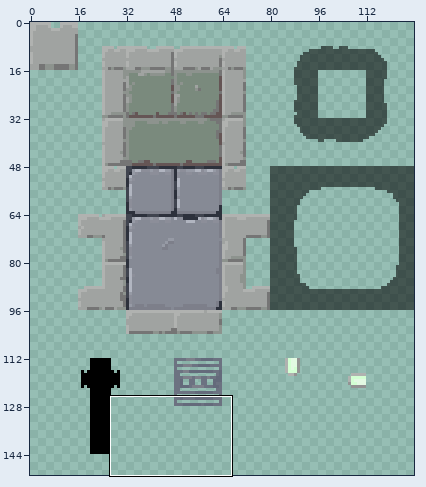
One commit to this pixel-art file: examples/vacuum-outlaw/src/main/resources/unnamed.aseprite. Above: a wide view before the commit, with the close-up outlined.
Close-up. Before the edit:
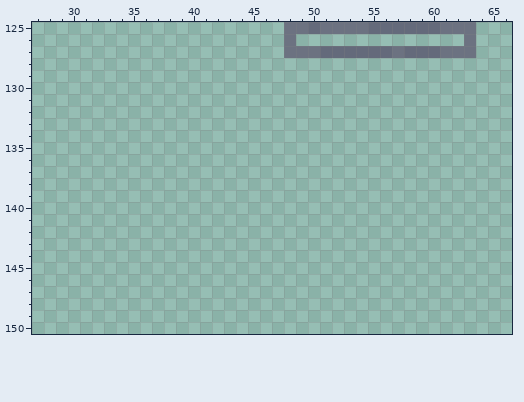
128x256 pixels, 1 frame. Colours within 5 levels of each other are drawn and written as one. Shown: x 27..66, y 125..150. The wide view leaves out empty margins.
After:
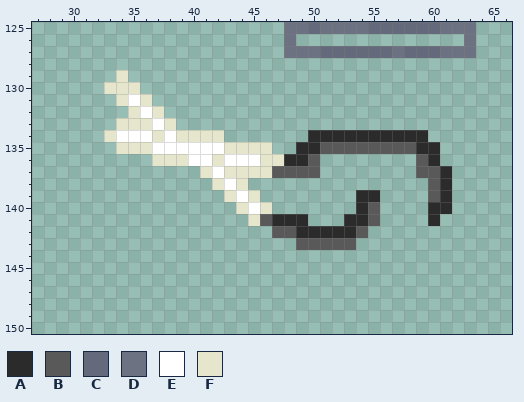
Palette (. is transparent): A #2b2b2b  B #595959  C #646a7b  D #6c7281  E #ffffff  F #e5e6cc
The exact change:
Colour A is added in row 134 at x 50 to 59; in row 135 at x 49 to 50 and 59 to 60; in row 136 at x 48 to 49 and 60; in rows 137 to 138 at x 61; in row 139 at x 54 to 55 and 61; in row 140 at x 54 and 60 to 61.
Colour A is added in row 141 at x 47 to 49, 53 to 54 and 60; in row 142 at x 49 to 53.
Colour B is added in row 135 at x 51 to 58; in row 136 at x 50 and 59; in row 137 at x 47 to 50 and 59 to 60; in rows 138 to 139 at x 60; in row 140 at x 55; in row 141 at x 46 and 55.
Colour B is added in row 142 at x 47 to 48 and 54; in row 143 at x 49 to 53.
Colour E is added in row 131 at x 35; in row 132 at x 36; in row 133 at x 37; in row 134 at x 34 to 36 and 38; in row 135 at x 37 to 42; in row 136 at x 40 to 41 and 43 to 45.
Colour E is added in row 137 at x 42; in row 138 at x 43; in row 139 at x 44; in row 140 at x 45.
Colour F is added in row 129 at x 34; in row 130 at x 33 to 35; in row 131 at x 34 and 36; in row 132 at x 35 and 37; in row 133 at x 34 to 36 and 38; in row 134 at x 33, 37 and 39 to 42.
Colour F is added in row 135 at x 34 to 36 and 43 to 46; in row 136 at x 37 to 39, 42 and 46 to 47; in row 137 at x 41 and 43 to 46; in row 138 at x 42 and 44; in row 139 at x 43 and 45; in row 140 at x 44 and 46.
Colour F is added in row 141 at x 45.
